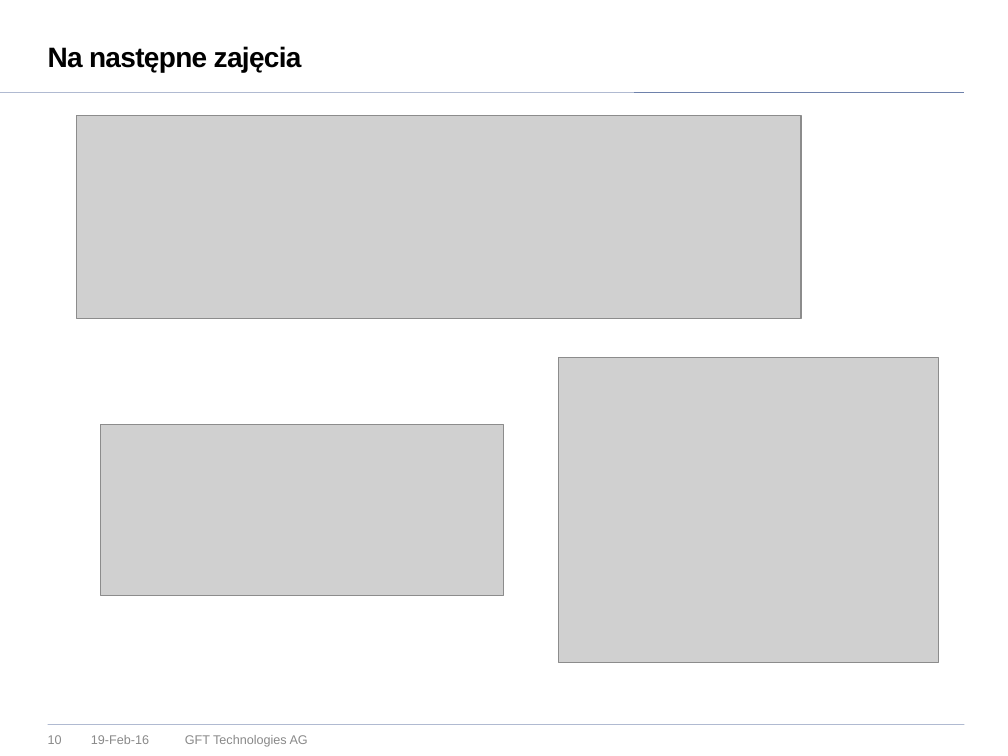
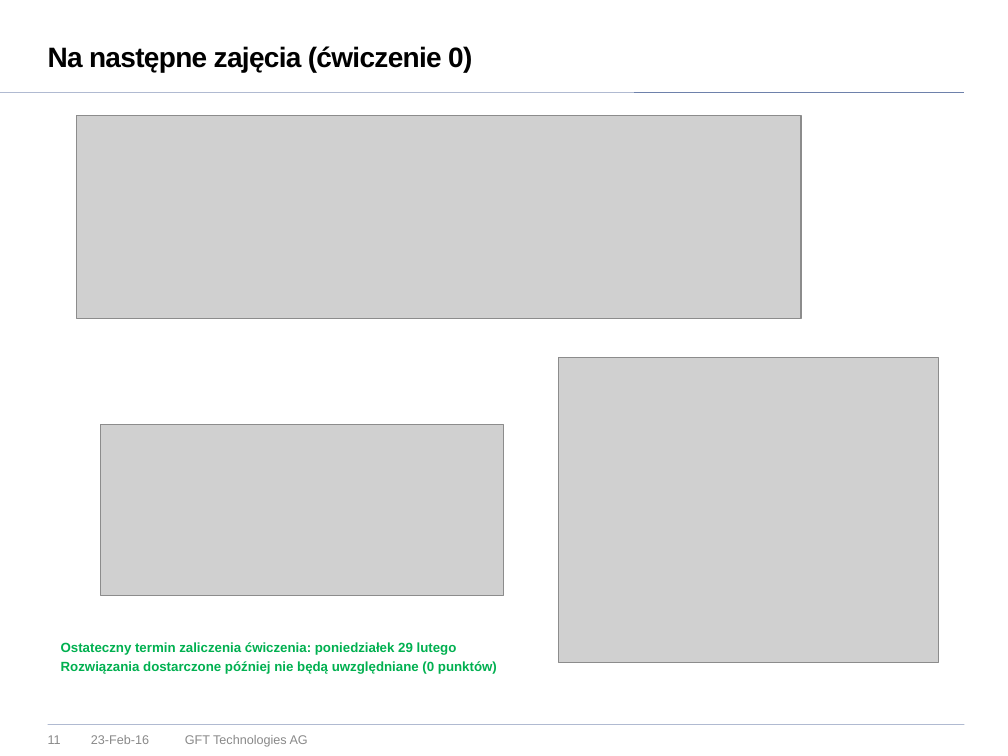
Before and after one commit to vego1mar/exercise0, a slide deck: slide 11 of WDSR - zarys programu.pptx (slide 10 before the commit). Drawn at 1008x756 pixels with LibreOffice and Linux fonts; fonts in the diff are those of the drawing; grey boxes stand for pictures; background and template pictures are left out. Boxes give left, top, right and bottom in pixels: in the first picture for what was removed or moved away, otherwise in the second. Text is boxed around its words. In the diff, an @@ line names an element or a change of style, - is before the commit and + after.

Commit message:
Updated pptx to version 1.2

```diff
--- a/WDSR - zarys programu.pptx
+++ b/WDSR - zarys programu.pptx
@@ title at [48, 46, 472, 72]: text changed @@
-Na następne zajęcia
+Na następne zajęcia (ćwiczenie 0)
@@ text added at [61, 642, 497, 674], 9.5 pt, text #00B050, bold @@
+Ostateczny termin zaliczenia ćwiczenia: poniedziałek 29 lutego
+Rozwiązania dostarczone później nie będą uwzględniane (0 punktów)
@@ page number at [48, 735, 61, 744]: text changed @@
-10
+11
@@ text at [91, 735, 149, 744]: text changed @@
-19-Feb-16
+23-Feb-16
```
Also in this commit, not shown: 10 other slides changed, 1 slide added.
